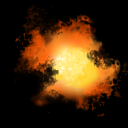
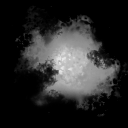
Layer changes from the first 128×128 image to the second:
painted on "Layer 2" over [12, 5, 128, 117]
